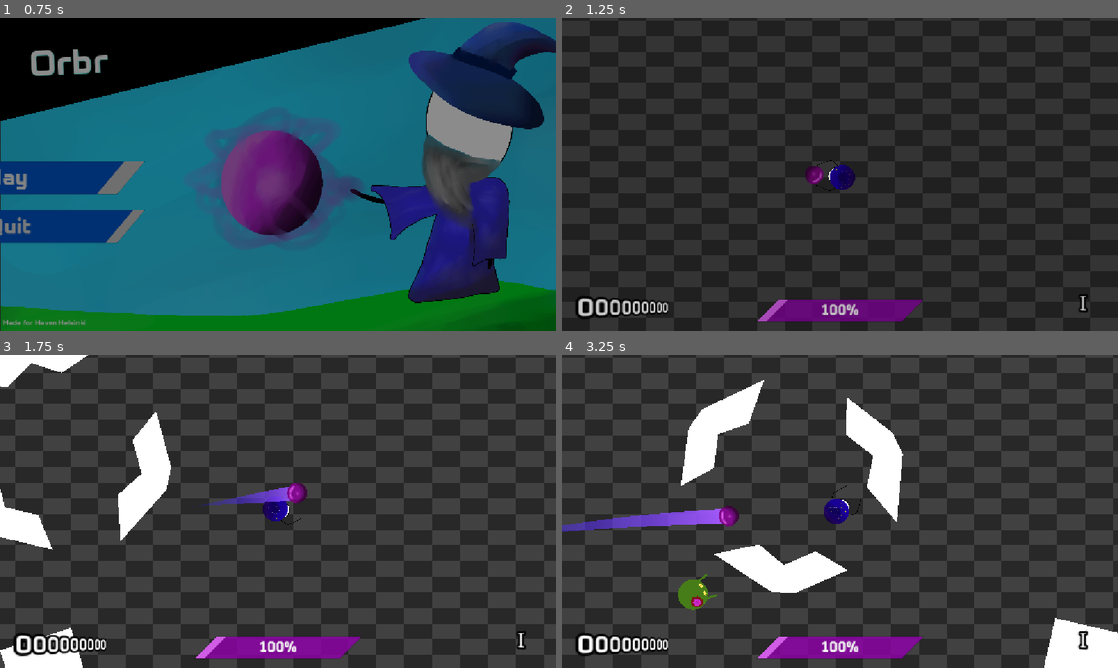
Above: before the commit, frames 1-4 (two rows, left to right).
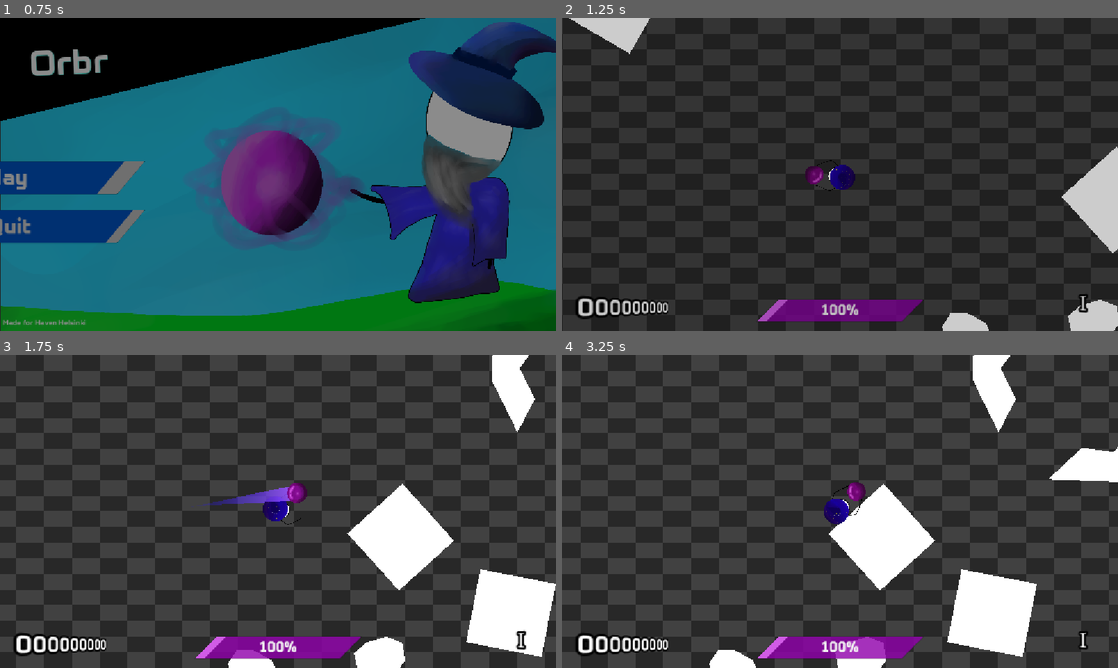
Above: after the commit, the same moments.

Repository: neilavesterinen/Haven-Bounce-Back-Shooter
Game: Godot game, scene res://Scenes/mainmenu/mainmenu.tscn
Two runs of this game, one before a commit and one after it. Both use one fixed random seed, a clock stepped at 60 frames per second and the inputs below. The engine's default icon, where the game draws it, is replaced by a stand-in: a white triangle on a blue panel in a dark square. Sound files missing from this copy of the repository are replaced by a short silence.
Inputs (mouse positions are in pixels of both pictures, inside the frame that each line leads up to):
- Up to frame 1 (0.75 s): click "Play" at 0.5 s
- Up to frame 2 (1.25 s): no input
- Up to frame 3 (1.75 s): tap Enter at 1.25 s; move the mouse to (400, 495) at 1.27 s; hold D (right) from 1.28 s (still down); click (400, 495) at 1.35 s
- Up to frame 4 (3.25 s): release D (right) at 2 s; drag from (728, 527) to (845, 511) at 2.02 s; move the mouse to (895, 442) at 2.77 s; hold D (right) from 2.78 s (still down); tap Enter at 2.85 s; click (895, 442) at 2.92 s

Frame 1 is identical in both runs. In frame 2, 3.7% of the frame differs, in the area x 1-100%, y 0-100%; in frame 3, 81%, in the area x 0-100%, y 0-100%; in frame 4, 76%.

Commit message:
qwsertyuil;'\wsdfghjkl

Diff:
--- a/Scenes/gameover/gameover.tscn
+++ b/Scenes/gameover/gameover.tscn
@@ -3,6 +3,7 @@
 [ext_resource type="Theme" uid="uid://ceeh4w5x06ip" path="res://Scenes/mainmenu/mainmenu.tres" id="1_wg0sj"]
 [ext_resource type="Script" uid="uid://b5vta05hnfxxw" path="res://Scenes/gameover/button.gd" id="2_bnw36"]
 [ext_resource type="Script" uid="uid://bqes5p1vpbbp3" path="res://Scenes/gameover/score.gd" id="3_ktvjo"]
+[ext_resource type="Texture2D" uid="uid://c6use4fskie7i" path="res://Scenes/gameover/game_over.png" id="4_bnw36"]
 
 [sub_resource type="Gradient" id="Gradient_xrme3"]
 colors = PackedColorArray(0.13682577, 0.13682574, 0.13682571, 1, 0.1148968, 0.11489681, 0.1148968, 1)
@@ -56,4 +57,15 @@
 text = "Final Score"
 horizontal_alignment = 1
 
+[node name="TextureRect2" type="TextureRect" parent="." unique_id=219714600]
+layout_mode = 0
+offset_left = 253.0
+offset_top = -63.000008
+offset_right = 1146.0
+offset_bottom = 584.0
+rotation = 0.0855684
+mouse_filter = 2
+texture = ExtResource("4_bnw36")
+expand_mode = 1
+
 [connection signal="pressed" from="TextureRect/Button" to="TextureRect/Button" method="_on_pressed"]
--- a/Scenes/map/map.gd
+++ b/Scenes/map/map.gd
@@ -1,9 +1,25 @@
 extends Node2D
+
+## Map bounds for random building placement. Kept inside the boundary walls so
+## buildings do not clip the navigation region outline.
+const MAP_HALF_EXTENT := 2500.0
+
+## Number of placement attempts per building before skipping it.
+const PLACEMENT_ATTEMPTS := 150
+
+## Keep this radius around world origin clear so the player never spawns inside a building.
+const SPAWN_CLEAR_RADIUS := 400.0
+const NAV_CELL_SIZE := 16.0
+const NAV_AGENT_RADIUS := 32.0
 
 @onready var spawnregion: NavigationRegion2D = $spawnreg
 @onready var nav_region: NavigationRegion2D = $Navigation
 
 var rng: RandomNumberGenerator = RandomNumberGenerator.new()
+
+## Footprints of already placed buildings, used for cheap overlap checks without
+## waiting for physics frames.
+var _placed_footprints: Array[Footprint] = []
 
 @export var random_buildings: Array[PackedScene] = [
 	preload("res://Scenes/map/spawnables/box.tscn"),
@@ -12,45 +28,119 @@
 	preload("res://Scenes/map/spawnables/tri.tscn")
 ]
 
+
+class Footprint:
+	var shape: Shape2D
+	var transform: Transform2D
+
+	func _init(p_shape: Shape2D, p_transform: Transform2D) -> void:
+		shape = p_shape
+		transform = p_transform
+
+
 # Called when the node enters the scene tree for the first time.
 func _ready() -> void:
 	print("Map.gd ready!")
 	generate_map()
+
 
 func generate_map() -> void:
 	if random_buildings.is_empty():
 		print("empty random buildings")
 		return
 
+	var start_msec := Time.get_ticks_msec()
+	rng.randomize()
+
+	# This region has a full-map navigation polygon but no building children, so
+	# it would let enemies path straight through the generated buildings. The
+	# spawner only uses its own `spawn_area`, not this region.
+	if spawnregion:
+		spawnregion.enabled = false
+
 	var randcount: int = rng.randi_range(125, 150)
-	for i in randcount:
-		var randoms: PackedScene = random_buildings.pick_random()
-		var building: Node2D = randoms.instantiate()
-		$Navigation.add_child(building)
+	var placed_count := 0
 
-		var atts: int = 0
-		while atts < 150:
-			var random_pos: Vector2 = Vector2(rng.randf_range(-3000, 3000), rng.randf_range(-3000, 3000))
+	for _i in randcount:
+		var random_scene: PackedScene = random_buildings[
+			rng.randi_range(0, random_buildings.size() - 1)
+		]
+		var building := random_scene.instantiate() as Node2D
+		if building == null:
+			continue
+		nav_region.add_child(building)
+
+		var placed := false
+		for _attempt in PLACEMENT_ATTEMPTS:
+			var random_pos := Vector2(
+				rng.randf_range(-MAP_HALF_EXTENT, MAP_HALF_EXTENT),
+				rng.randf_range(-MAP_HALF_EXTENT, MAP_HALF_EXTENT),
+			)
+			if random_pos.length_squared() < SPAWN_CLEAR_RADIUS * SPAWN_CLEAR_RADIUS:
+				continue
 
 			building.position = random_pos
-			building.rotate(rng.randi_range(0, 360))
-			await get_tree().physics_frame
+			# Set the rotation instead of calling rotate(), otherwise failed
+			# attempts keep adding rotation on top of each other.
+			building.rotation = rng.randf_range(0.0, TAU)
 
-			var hitbox: Area2D = building.get_node("Hitbox")
-			var hit: bool = false
+			var footprint := _get_footprint(building)
+			if footprint == null:
+				continue
+			if _overlaps_placed(footprint):
+				continue
 
-			if !hitbox.get_overlapping_areas().is_empty():
-				print("Making contact, finding new pos")
-				atts += 1
-				continue
-			else:
-				print("spawning at " + str(random_pos))
-				break
+			_placed_footprints.append(footprint)
+			placed = true
+			placed_count += 1
+			break
 
-		if (atts >= 150):
-			# after 150 attempts
-			print("Failed after max attempts! Discarding" + str(randoms))
-			random_buildings.erase(randoms)
+		if not placed:
 			building.free()
 
-		continue
+	_bake_navigation()
+
+	print(
+		"Map generated: %d buildings in %d ms"
+		% [placed_count, Time.get_ticks_msec() - start_msec]
+	)
+
+
+func _get_footprint(building: Node2D) -> Footprint:
+	var hitbox := building.get_node_or_null("Hitbox") as Area2D
+	if hitbox == null:
+		return null
+
+	var shape_node := hitbox.get_node_or_null("CollisionShape2D") as CollisionShape2D
+	if shape_node == null or shape_node.shape == null:
+		return null
+
+	return Footprint.new(shape_node.shape, shape_node.global_transform)
+
+
+func _overlaps_placed(footprint: Footprint) -> bool:
+	for placed in _placed_footprints:
+		if footprint.shape.collide(footprint.transform, placed.shape, placed.transform):
+			return true
+	return false
+
+
+func _bake_navigation() -> void:
+	if nav_region == null:
+		return
+
+	var navigation_polygon := nav_region.navigation_polygon
+	if navigation_polygon == null:
+		return
+
+	navigation_polygon.cell_size = NAV_CELL_SIZE
+	navigation_polygon.agent_radius = NAV_AGENT_RADIUS
+	# Every building has static collision shapes, so parsing only those avoids
+	# duplicate edges from the matching Polygon2D visuals.
+	navigation_polygon.parsed_geometry_type = NavigationPolygon.PARSED_GEOMETRY_STATIC_COLLIDERS
+
+	# Bake in the background so the game does not freeze while the navigation
+	# mesh is rebuilt to go around the generated buildings.
+	nav_region.bake_navigation_polygon(true)
+	while nav_region.is_baking():
+		await get_tree().process_frame
--- a/Scenes/map/spawnables/box.tscn
+++ b/Scenes/map/spawnables/box.tscn
@@ -15,6 +15,7 @@
 shape = SubResource("CircleShape2D_nxkso")
 
 [node name="StaticBody2D" type="StaticBody2D" parent="." unique_id=1014152404]
+collision_layer = 2147483649
 position = Vector2(68, 55.000004)
 rotation = 0.21880427
 
@@ -26,6 +27,7 @@
 polygon = PackedVector2Array(-184.25397, -1.4690018, -137.06396, -11.149002, -1.5439453, 33.620995, -43.122406, 54.703033, -87.45398, 77.18099, -147.95398, 49.350998, -203.61395, 94.120995, -278.63397, 73.551)
 
 [node name="StaticBody2D2" type="StaticBody2D" parent="." unique_id=2094674290]
+collision_layer = 2147483649
 position = Vector2(-6, 477.00003)
 rotation = 2.3359537
 
@@ -37,6 +39,7 @@
 polygon = PackedVector2Array(-184.25397, -1.4690018, -137.06396, -11.149002, -1.5439453, 33.620995, -43.122406, 54.703033, -87.45398, 77.18099, -147.95398, 49.350998, -203.61395, 94.120995, -278.63397, 73.551)
 
 [node name="StaticBody2D3" type="StaticBody2D" parent="." unique_id=627065077]
+collision_layer = 2147483649
 position = Vector2(-350, 176.99998)
 rotation = 4.4308243
 
--- a/Scenes/map/spawnables/square.tscn
+++ b/Scenes/map/spawnables/square.tscn
@@ -25,3 +25,11 @@
 position = Vector2(0, 7.6293945e-06)
 scale = Vector2(0.078125, 295.99997)
 texture = SubResource("GradientTexture1D_nxkso")
+
+[node name="StaticBody2D" type="StaticBody2D" parent="." unique_id=1091268111]
+collision_layer = 2147483649
+
+[node name="CollisionShape2D" type="CollisionShape2D" parent="StaticBody2D" unique_id=1863459815]
+position = Vector2(0, 138)
+scale = Vector2(7.955501, 0.5199999)
+shape = SubResource("RectangleShape2D_nxkso")
--- a/Scenes/map/spawnables/tri.tscn
+++ b/Scenes/map/spawnables/tri.tscn
@@ -15,6 +15,7 @@
 shape = SubResource("ConvexPolygonShape2D_vcy0d")
 
 [node name="StaticBody2D" type="StaticBody2D" parent="." unique_id=1091268111]
+collision_layer = 2147483649
 position = Vector2(143, -142)
 
 [node name="CollisionShape2D" type="CollisionShape2D" parent="StaticBody2D" unique_id=1863459815]
--- a/Scenes/map/spawnables/wall.tscn
+++ b/Scenes/map/spawnables/wall.tscn
@@ -22,6 +22,7 @@
 shape = SubResource("RectangleShape2D_nxkso")
 
 [node name="StaticBody2D" type="StaticBody2D" parent="." unique_id=1091268111]
+collision_layer = 2147483649
 
 [node name="CollisionShape2D" type="CollisionShape2D" parent="StaticBody2D" unique_id=1863459815]
 position = Vector2(0, 138)
--- a/player/orb.gd
+++ b/player/orb.gd
@@ -28,6 +28,8 @@
 var bounce_dir: Vector2
 
 var exploding: bool = false
+
+var current_speed := BASE_SPEED
 
 @onready var Sprite: Sprite2D = $Sprite2D
 @onready var trail: Line2D = $Sprite2D/Line2D
@@ -71,6 +73,8 @@
 	if heading != Vector2.ZERO:
 		linear_velocity = heading * speed
 
+	current_speed = speed
+
 	if (
 		not bouncing_back
 		and global_position.distance_squared_to(target_position) <= CATCH_RADIUS ** 2
@@ -105,16 +109,48 @@
 	queue_free()
 
 
+func _integrate_forces(state: PhysicsDirectBodyState2D) -> void:
+	if exploding:
+		return
+
+	for i in state.get_contact_count():
+		var normal := state.get_contact_local_normal(i).normalized()
+		if normal == Vector2.ZERO:
+			continue
+		# Contacts can persist for a frame after the deflection. Only bounce
+		# while the orb is still moving into the surface.
+		if heading.dot(normal) >= 0.0:
+			continue
+
+		var incoming := linear_velocity.normalized()
+		if incoming == Vector2.ZERO:
+			incoming = heading
+
+		bounce_dir = incoming.bounce(normal)
+		if bounce_dir == Vector2.ZERO:
+			bounce_dir = normal
+
+		bounce_elapsed *= 0.75
+		# Wall/object deflections do not use up the enemy bounce count.
+		_bounce()
+		state.linear_velocity = heading * current_speed
+		break
+
+
 func bounce_back() -> void:
 	if not player:
 		return
+	_bounce()
+	linear_velocity = heading * BASE_SPEED
+
+
+func _bounce() -> void:
 	if not bouncing_back:
 		bouncing_back = true
 		bounce_elapsed = 0.0
 	heading = bounce_dir
-	if heading == Vector2.ZERO:
+	if heading == Vector2.ZERO and player:
 		heading = global_position.direction_to(player.global_position)
-	linear_velocity = heading * BASE_SPEED
 
 
 func _on_body_entered(body: Node2D) -> void:
--- a/player/orb.tscn
+++ b/player/orb.tscn
@@ -30,14 +30,17 @@
 
 [node name="Orb" type="RigidBody2D" unique_id=1693876866]
 collision_layer = 2
-collision_mask = 2
+collision_mask = 2147483650
 gravity_scale = 0.0
 contact_monitor = true
-max_contacts_reported = 1
+max_contacts_reported = 4
 script = ExtResource("1_xdlj8")
 explode = ExtResource("2_80hed")
 max_bounces = SubResource("Resource_atcwq")
 damage = SubResource("Resource_y7nc4")
+
+[node name="CollisionShape2D" type="CollisionShape2D" parent="." unique_id=1832211569]
+shape = SubResource("CircleShape2D_xdlj8")
 
 [node name="Sprite2D" type="Sprite2D" parent="." unique_id=1867965121]
 z_index = 2
